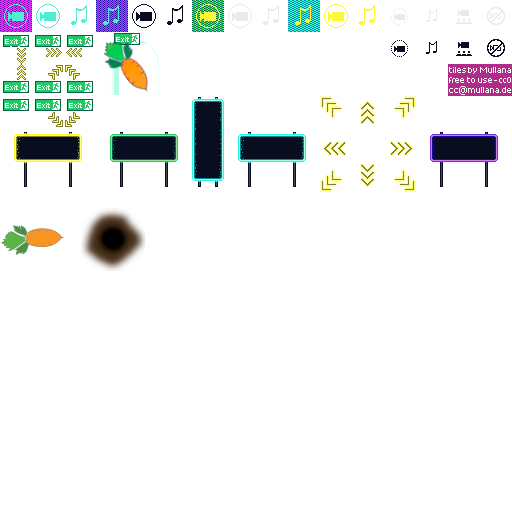
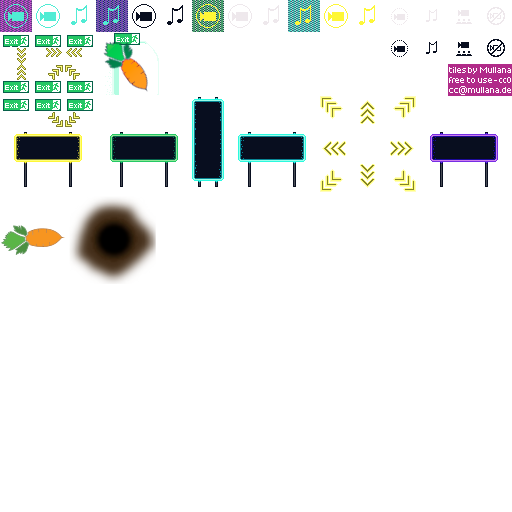
Layered file, before and after one edit (512x512). Changes by layer:
painted on "loch" over left=69, top=196, right=156, bottom=284
